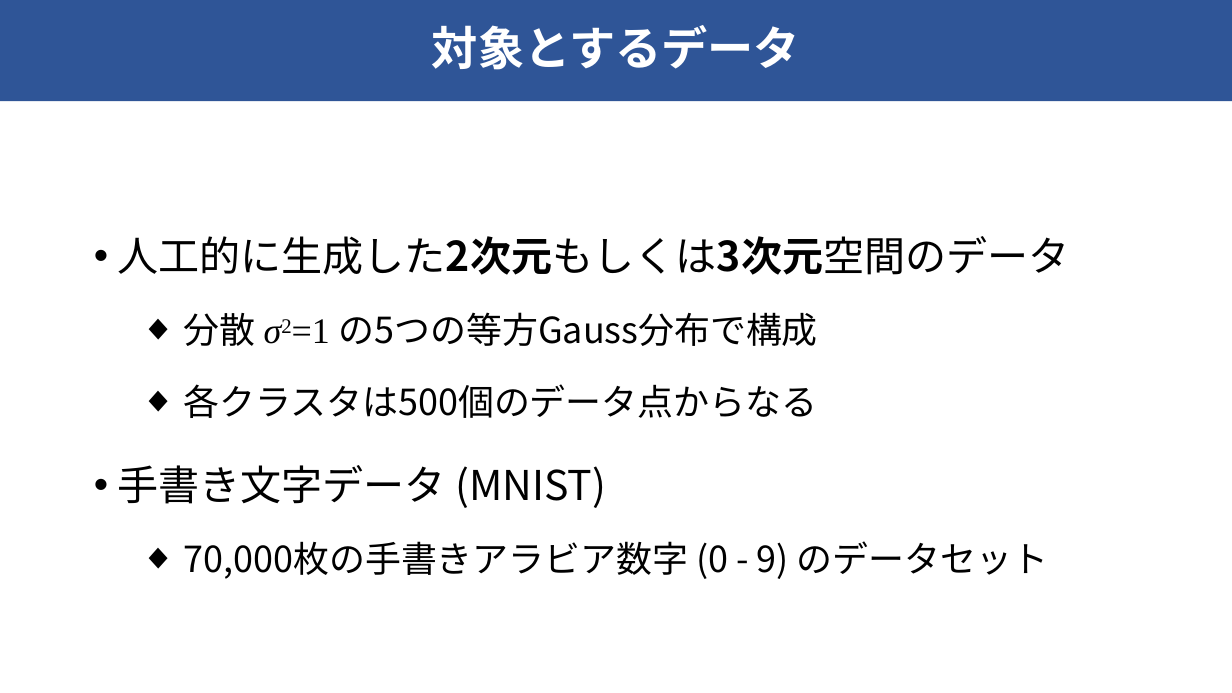
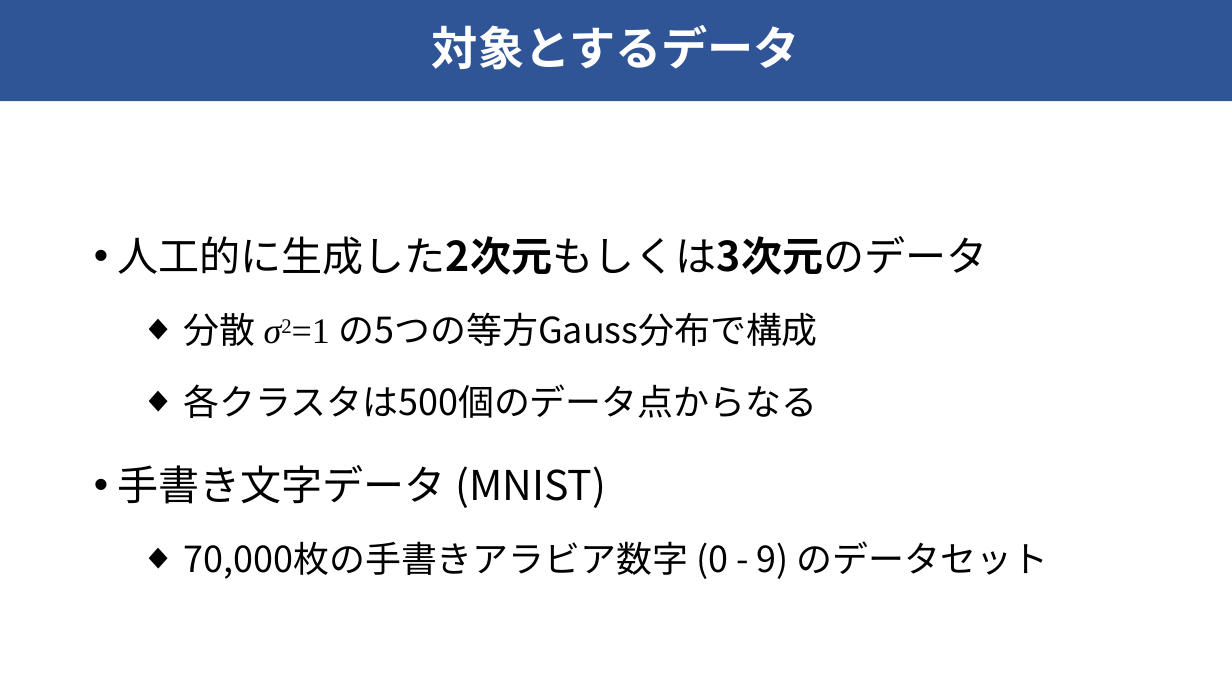
Before and after one commit to raryosu/graduation-research, a slide deck: slide 9 of docs/final-presen/final_hagihara.pptx. Drawn at 1232x693 pixels with LibreOffice and Linux fonts; fonts in the diff are those of the drawing. Boxes give left, top, right and bottom in pixels: in the first picture for what was removed or moved away, otherwise in the second. Text is boxed around its words. In the diff, an @@ line names an element or a change of style, - is before the commit and + after.

```diff
--- a/docs/final-presen/final_hagihara.pptx
+++ b/docs/final-presen/final_hagihara.pptx
@@ text at <box>117,236,988,275</box>: text changed @@
-• 人工的に生成した2次元もしくは3次元空間のデータ
+• 人工的に生成した2次元もしくは3次元のデータ
```
Also in this commit, not shown: 7 other slides changed.
